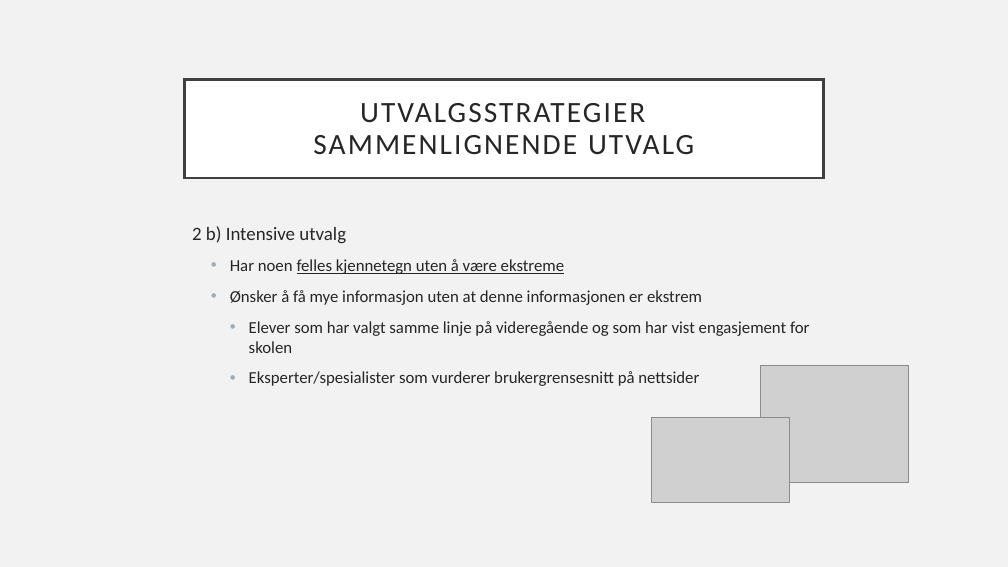
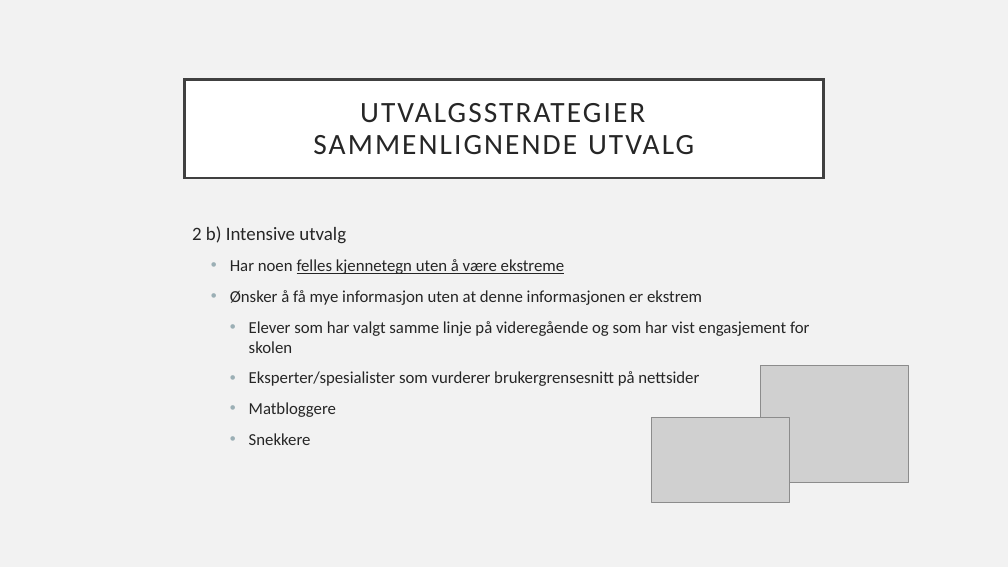
Before and after one commit to DrRobotikk/USN, a slide deck: slide 8 of SAM2000/3forelesning230123/Utvelgelse av informanter.pptx. Drawn at 1008x567 pixels with LibreOffice and Linux fonts; fonts in the diff are those of the drawing; grey boxes stand for pictures. Boxes give left, top, right and bottom in pixels: in the first picture for what was removed or moved away, otherwise in the second. Text is boxed around its words. In the diff, an @@ line names an element or a change of style, - is before the commit and + after.

```diff
--- a/SAM2000/3forelesning230123/Utvelgelse av informanter.pptx
+++ b/SAM2000/3forelesning230123/Utvelgelse av informanter.pptx
@@ text at (x1=249, y1=402, x2=336, y2=445): paragraphs added @@
+    • Matbloggere
+    • Snekkere
```
Also in this commit, not shown: 2 other slides changed, 4 other files.
